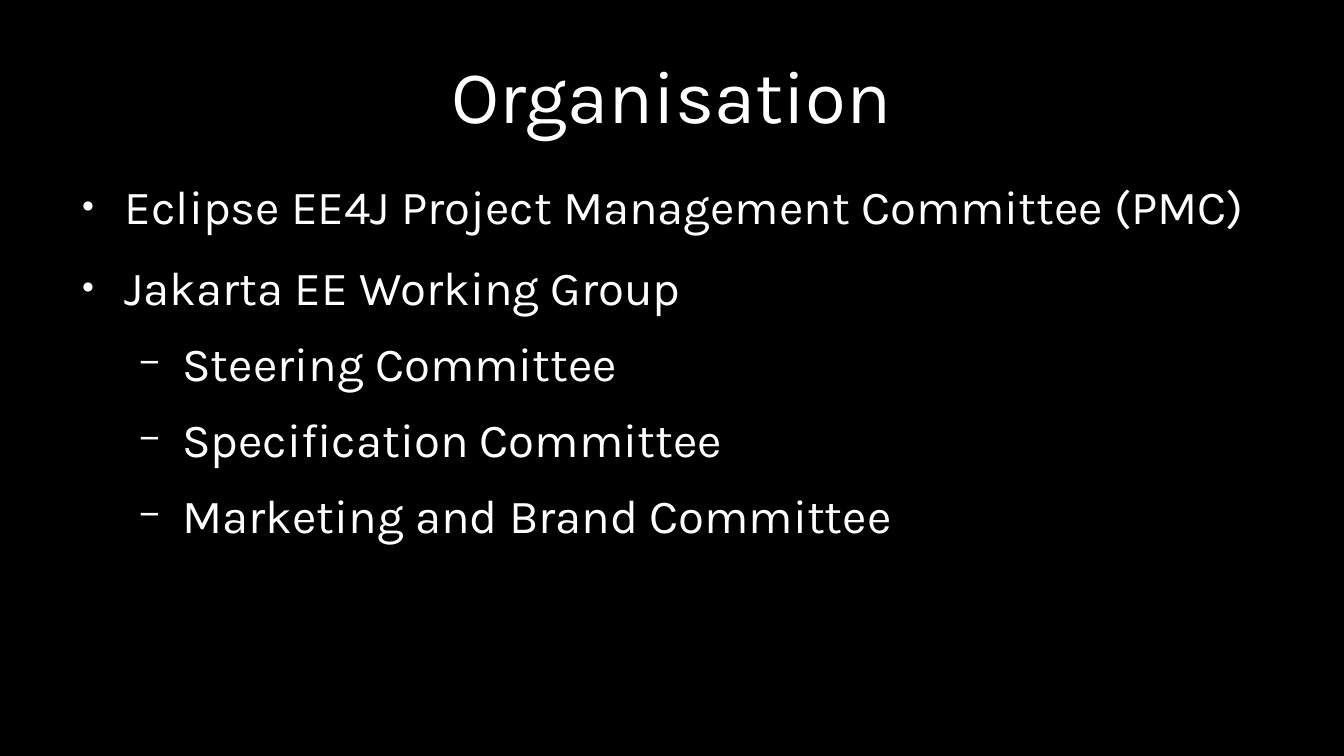
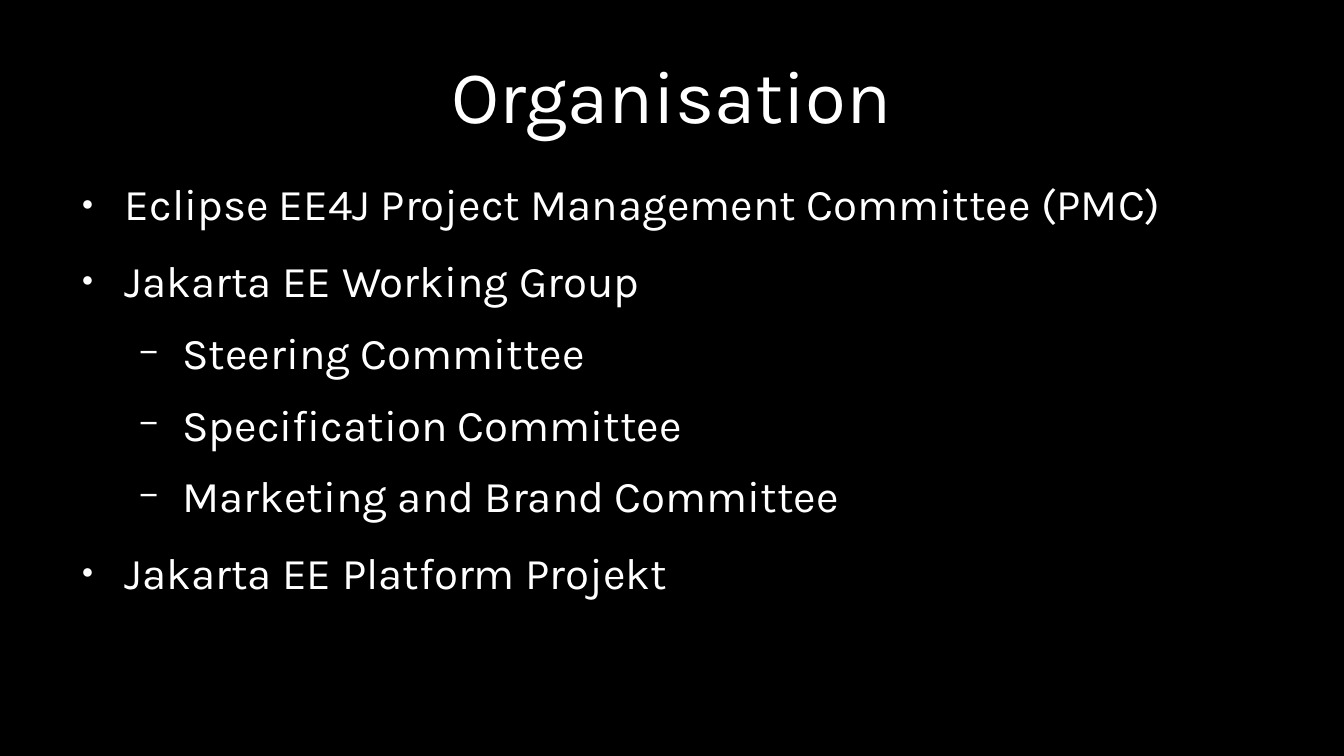
Before and after one commit to chkal/talks, a slide deck: slide 23 of 2019-11-jvmcon-jakarta-ee/JakartaEE.odp (slide 22 before the commit). Drawn at 1344x756 pixels with LibreOffice and Linux fonts; fonts in the diff are those of the drawing. Boxes give left, top, right and bottom in pixels: in the first picture for what was removed or moved away, otherwise in the second. Text is boxed around its words. In the diff, an @@ line names an element or a change of style, - is before the commit and + after.

```diff
--- a/2019-11-jvmcon-jakarta-ee/JakartaEE.odp
+++ b/2019-11-jvmcon-jakarta-ee/JakartaEE.odp
@@ text at [125,188,1160,523]: size 28 to 25.9 pt in "Eclipse EE4J Project Management Committee (PMC)", "Jakarta EE Working Group", "Steering Committee", "Specification Committee" and 1 more places @@
@@ text at [125,558,667,600]: paragraph added @@
+● Jakarta EE Platform Projekt
```
Also in this commit, not shown: 2 other slides changed, 8 slides added, 1 slide removed, 1 other file.
